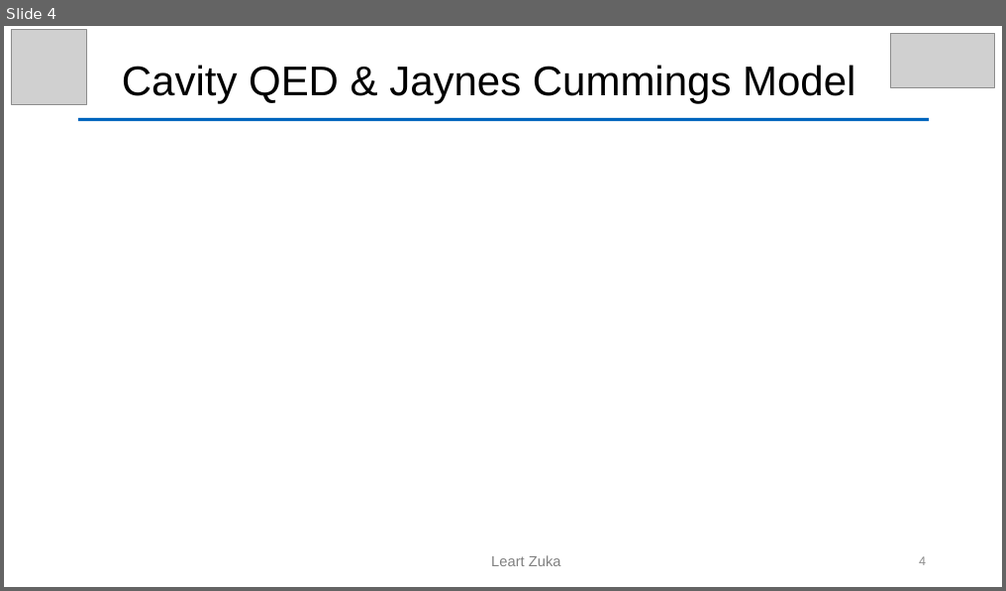
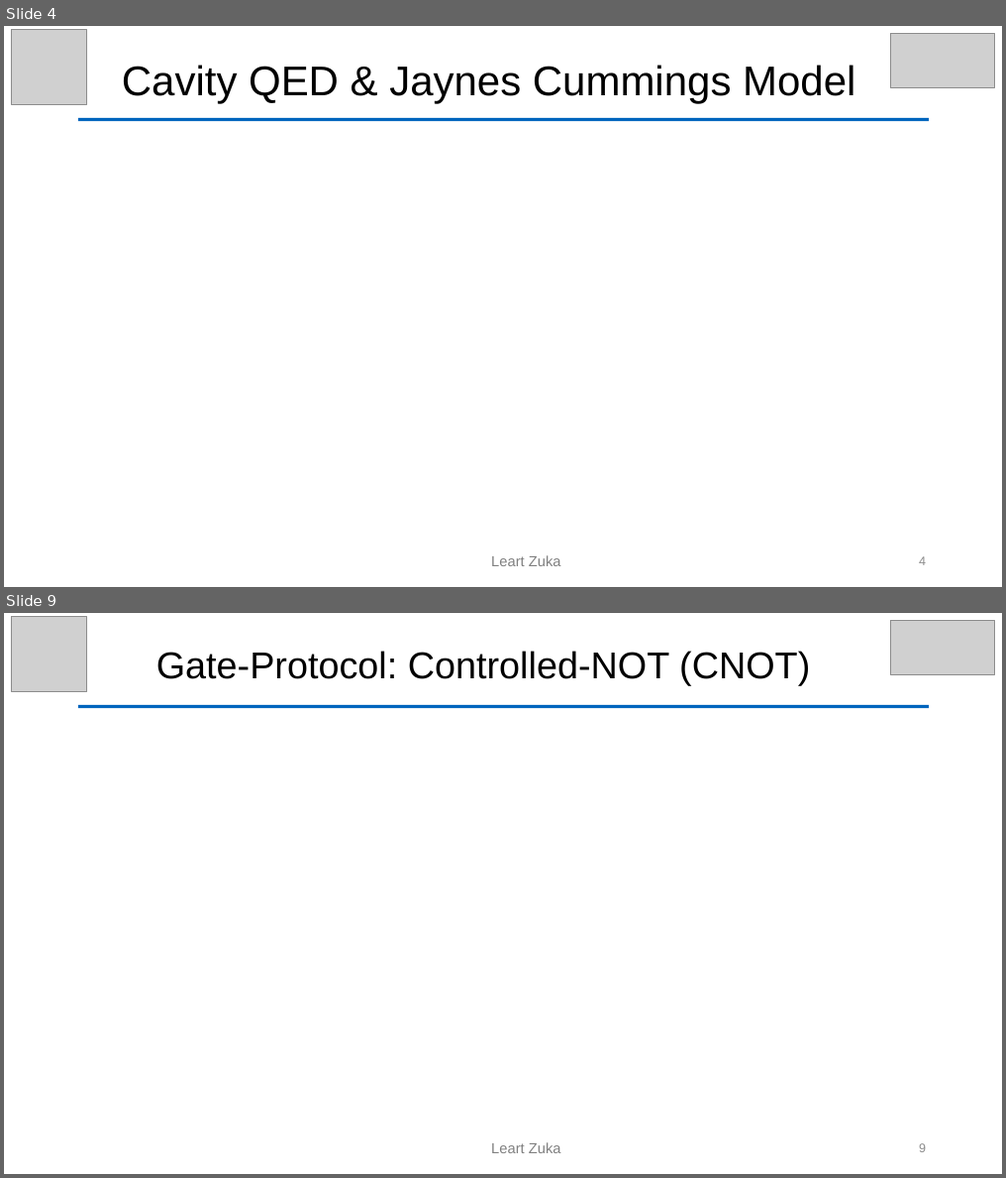
Before and after one commit to leart-zuka/Master_Thesis, a slide deck: presentations/Defense.odp. Shown one above the other, each under a label of ours: slide 4 before the commit, slides 4 and 9 after it; the slides between them are not shown. The pictures are 1006x591 and 1006x1178 pixels, drawn with LibreOffice and Linux fonts; fonts in the diff are those of the drawing; grey boxes stand for pictures. Boxes give left, top, right and bottom in pixels: in the first picture for what was removed or moved away, otherwise in the second. Text is boxed around its words. In the diff, an @@ line names an element or a change of style, - is before the commit and + after.

```diff
--- a/presentations/Defense.odp
+++ b/presentations/Defense.odp
@@ slide 9 added at [4,613,1002,1174], background #FFFFFF @@
@@ picture added at [11,617,86,692] @@
@@ picture added at [890,621,994,674] @@
@@ text added at [156,651,810,685], 36 pt, text #000000 @@
+Gate-Protocol: Controlled-NOT (CNOT)
@@ rectangle added at [78,705,930,708], fill #0065BD @@
@@ text added at [491,1143,561,1154], 14 pt, text #808080 @@
+Leart Zuka
@@ page number added at [919,1144,926,1153], 12 pt, text #8C8C8C @@
+9
```
Also in this commit, not shown: 1 slide changed, 13 other slides added.
